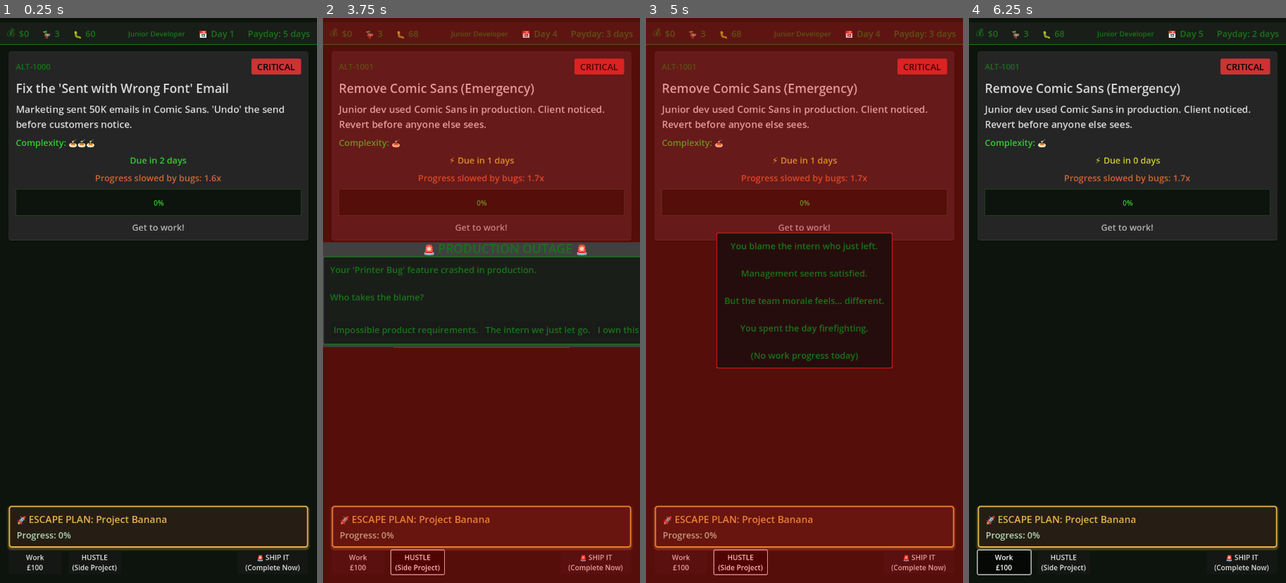
Above: before the commit, frames 1-4 (left to right).
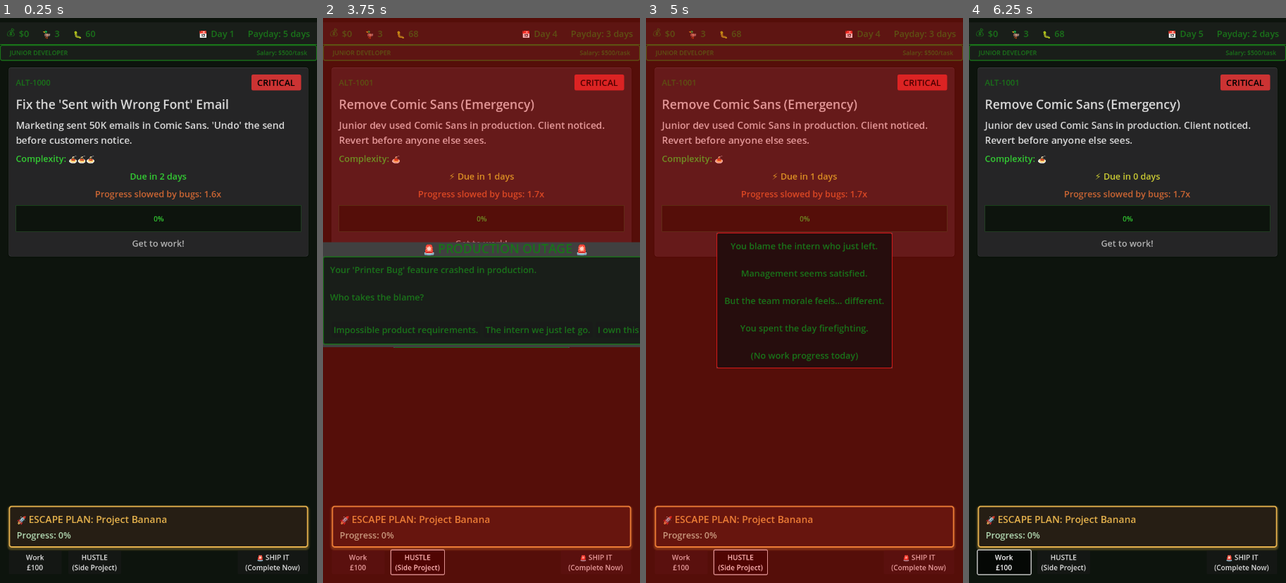
Above: after the commit, the same moments.

Repository: lmchoi/alt-f-this
Game: Godot game, scene res://scenes/game_ui.tscn
Two runs of this game, one before a commit and one after it. Both use one fixed random seed, a clock stepped at 60 frames per second and the inputs below.
Inputs:
- Up to frame 1 (0.25 s): no input
- Up to frame 2 (3.75 s): click "Work £100" at 0.5 s; click "The intern we just let go." at 1.25 s; click "HUSTLE (Side Project)" at 2 s; click "🚨 SHIP IT (Complete Now)" at 2.75 s; click "Ship It Now" at 3.5 s
- Up to frame 3 (5 s): click "The intern we just let go." at 4.25 s
- Up to frame 4 (6.25 s): click "Work £100" at 5 s; click "Ask for Extension" at 5.75 s

The runs differ from the first frame. In frame 1, 13% of the frame differs, in the area x 0-100%, y 2-43%; in frame 2, 4.6%; in frame 3, 4.6%; in frame 4, 13%.

Commit message:
Restore JobInfo as separate context bar below TopBar
- Remove "Junior Developer" label from TopBar
- Redesign JobInfo as compact context bar (60→32px height)
- Show "JUNIOR DEVELOPER" and "Salary: $500/task"
- Small fonts (14px), minimal padding (6px)
- Position: TopBar → JobInfo → TaskPanel

Matches mockup: stats bar separate from job context bar.

🤖 Generated with [Claude Code](https://claude.com/claude-code)

Co-Authored-By: Claude <noreply@anthropic.com>

Diff:
--- a/scenes/game_ui.tscn
+++ b/scenes/game_ui.tscn
@@ -1,8 +1,9 @@
-[gd_scene load_steps=9 format=3 uid="uid://bkcqc3g6mk6ky"]
+[gd_scene load_steps=10 format=3 uid="uid://bkcqc3g6mk6ky"]
 
 [ext_resource type="Script" uid="uid://ccibd5kcuisnk" path="res://scenes/game_ui.gd" id="1_yubou"]
 [ext_resource type="Script" uid="uid://o4uecgfegpr2" path="res://scripts/ui/action_button.gd" id="2_rns2u"]
 [ext_resource type="PackedScene" path="res://scenes/top_bar.tscn" id="2_topbar"]
+[ext_resource type="PackedScene" path="res://scenes/job_info.tscn" id="3_jobinfo"]
 [ext_resource type="PackedScene" path="res://scenes/task_panel.tscn" id="3_taskpanel"]
 [ext_resource type="PackedScene" path="res://scenes/side_project_panel.tscn" id="4_sideproject"]
 [ext_resource type="PackedScene" uid="uid://b5nqygpy3h33x" path="res://scenes/dialogs/event_popup.tscn" id="4_u2dgd"]
@@ -34,6 +35,9 @@
 theme_override_constants/separation = 0
 
 [node name="TopBar" parent="VBoxContainer" instance=ExtResource("2_topbar")]
+layout_mode = 2
+
+[node name="JobInfo" parent="VBoxContainer" instance=ExtResource("3_jobinfo")]
 layout_mode = 2
 
 [node name="TaskPanelMargin" type="MarginContainer" parent="VBoxContainer"]
--- a/scenes/job_info.gd
+++ b/scenes/job_info.gd
@@ -1,20 +1,7 @@
 extends PanelContainer
 
-@onready var salary_label := $"%SalaryLabel"
+# Simple job context bar - shows current job level
+# Static info, no dynamic updates needed
 
 func _ready():
-	GameManager.next_day.connect(_update_payday)
-	GameManager.payday_occurred.connect(_on_payday)
-
-	# Initialize with current value
-	_update_payday(GameManager.day)
-
-func _update_payday(_day: int):
-	var days = GameManager.days_until_payday - 1
-	if days == 1:
-		salary_label.text = "Payday: Tomorrow (£500)"
-	else:
-		salary_label.text = "Payday: %d days (£500)" % days
-
-func _on_payday(_amount: int):
-	salary_label.text = "Payday: Today!!! (£500)"
+	pass
--- a/scenes/job_info.tscn
+++ b/scenes/job_info.tscn
@@ -4,16 +4,16 @@
 [ext_resource type="Theme" path="res://themes/main_theme.tres" id="2_main_theme"]
 
 [node name="JobInfo" type="PanelContainer"]
-custom_minimum_size = Vector2(0, 60)
+custom_minimum_size = Vector2(0, 32)
 theme = ExtResource("2_main_theme")
 script = ExtResource("1_job_info")
 
 [node name="MarginContainer" type="MarginContainer" parent="."]
 layout_mode = 2
 theme_override_constants/margin_left = 20
-theme_override_constants/margin_top = 15
+theme_override_constants/margin_top = 6
 theme_override_constants/margin_right = 20
-theme_override_constants/margin_bottom = 15
+theme_override_constants/margin_bottom = 6
 
 [node name="JobContainer" type="HBoxContainer" parent="MarginContainer"]
 layout_mode = 2
@@ -21,9 +21,11 @@
 [node name="JobTitleLabel" type="Label" parent="MarginContainer/JobContainer"]
 layout_mode = 2
 size_flags_horizontal = 3
-text = "Job Title: Junior Developer"
+theme_override_font_sizes/font_size = 14
+text = "JUNIOR DEVELOPER"
 
 [node name="SalaryLabel" type="Label" parent="MarginContainer/JobContainer"]
 unique_name_in_owner = true
 layout_mode = 2
-text = "Salary: £100"
+theme_override_font_sizes/font_size = 14
+text = "Salary: $500/task"
--- a/scenes/top_bar.tscn
+++ b/scenes/top_bar.tscn
@@ -73,11 +73,6 @@
 layout_mode = 2
 size_flags_horizontal = 3
 
-[node name="JobLabel" type="Label" parent="HBoxContainer"]
-layout_mode = 2
-theme_override_font_sizes/font_size = 16
-text = "Junior Developer"
-
 [node name="DayContainer" type="HBoxContainer" parent="HBoxContainer"]
 layout_mode = 2
 theme_override_constants/separation = 8
